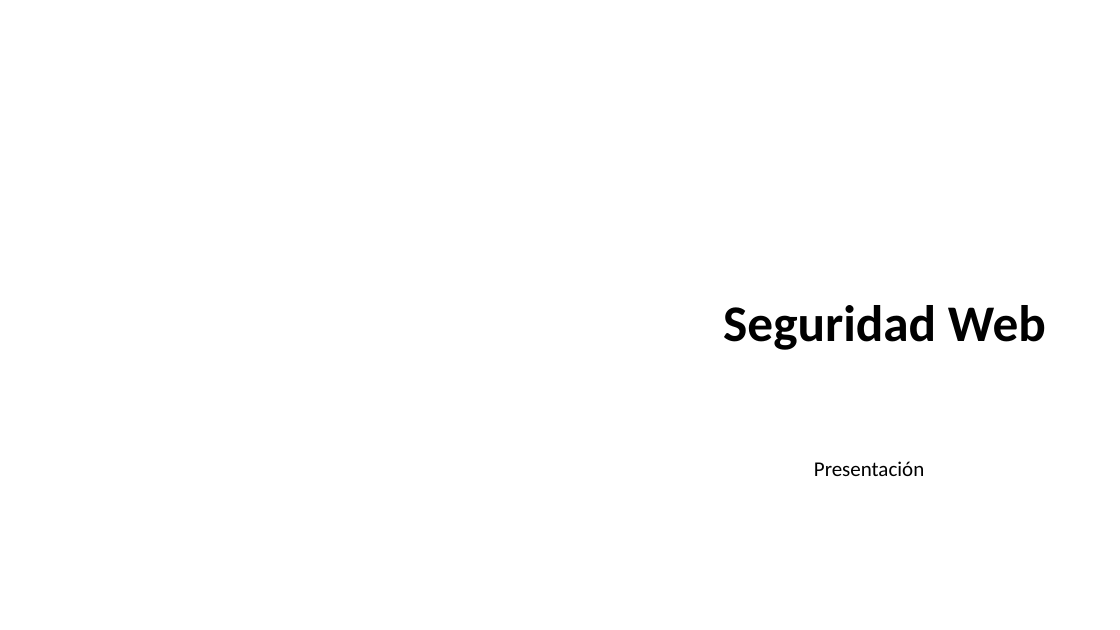
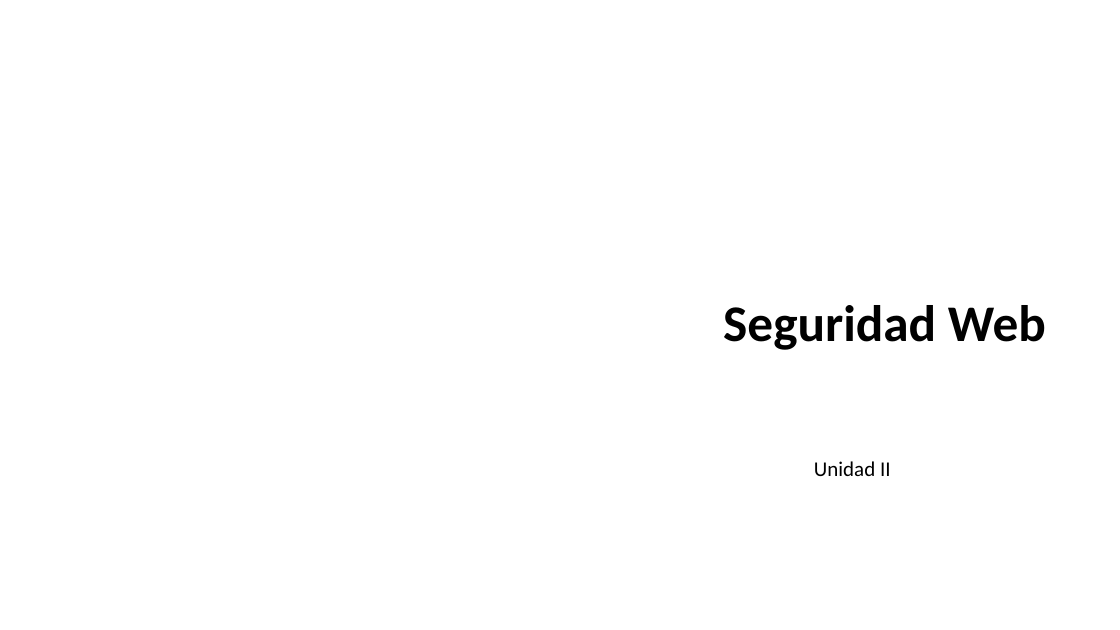
Before and after one commit to dcevallossalas/ITQ, a slide deck: slide 1 of Clases/Unidad2.pptx. Drawn at 1120x630 pixels with LibreOffice and Linux fonts; fonts in the diff are those of the drawing; background and template pictures are left out. Boxes give left, top, right and bottom in pixels: in the first picture for what was removed or moved away, otherwise in the second. Text is boxed around its words. In the diff, an @@ line names an element or a change of style, - is before the commit and + after.

Commit message:
Unidad 2
Unidad 2

```diff
--- a/Clases/Unidad2.pptx
+++ b/Clases/Unidad2.pptx
@@ text at box(814, 461, 891, 476): text changed @@
-Presentación
+Unidad II
```
Also in this commit, not shown: 12 slides added, 1 slide removed, 5 other files.
